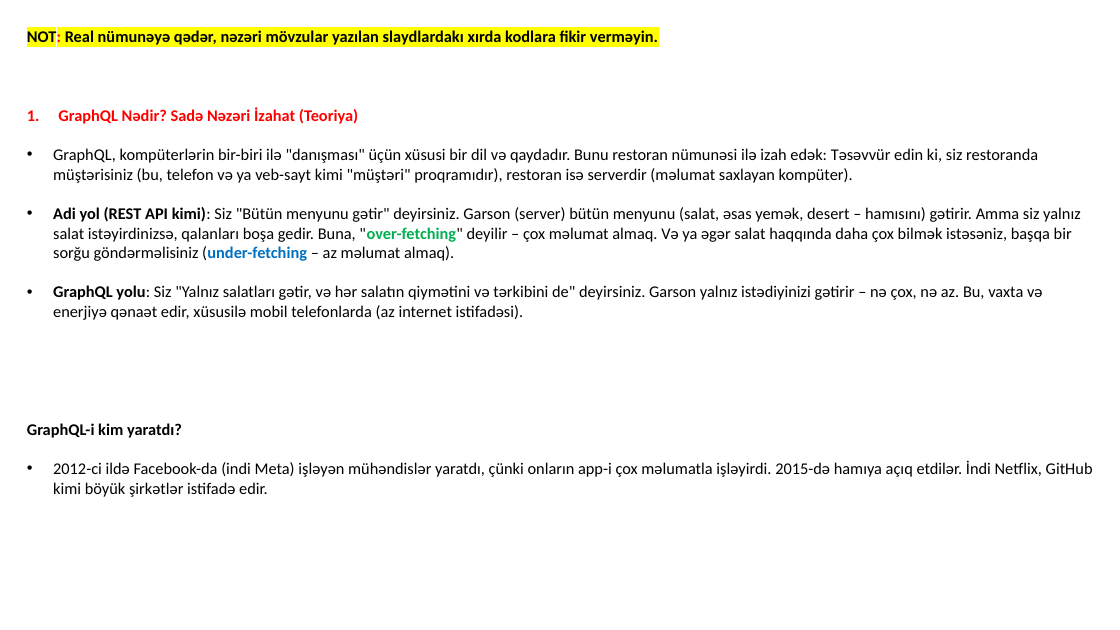
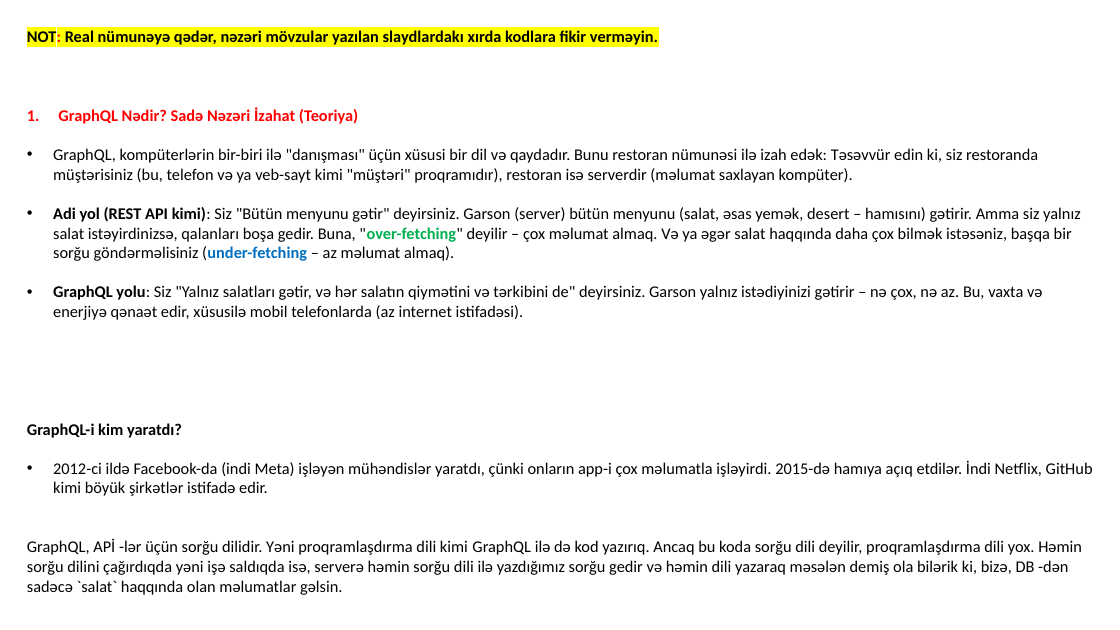
Before and after one commit to codeurient/REST-API, a slide deck: slide 1 of .lessons/7 GraphQL/1.pptx. Drawn at 1120x630 pixels with LibreOffice and Linux fonts; fonts in the diff are those of the drawing. Boxes give left, top, right and bottom in pixels: in the first picture for what was removed or moved away, otherwise in the second. Text is boxed around its words. In the diff, an @@ line names an element or a change of style, - is before the commit and + after.

```diff
--- a/.lessons/7 GraphQL/1.pptx
+++ b/.lessons/7 GraphQL/1.pptx
@@ text at box(27, 539, 1082, 595): paragraph added @@
+GraphQL, APİ -lər üçün sorğu dilidir. Yəni proqramlaşdırma dili kimi GraphQL ilə də kod yazırıq. Ancaq bu koda sorğu dili deyilir, proqramlaşdırma dili yox. Həmin sorğu dilini çağırdıqda yəni işə saldıqda isə, serverə həmin sorğu dili ilə yazdığımız sorğu gedir və həmin dili yazaraq məsələn demiş ola bilərik ki, bizə, DB -dən sadəcə `salat` haqqında olan məlumatlar gəlsin.
```
Also in this commit, not shown: 13 slides added, 5 other files.
